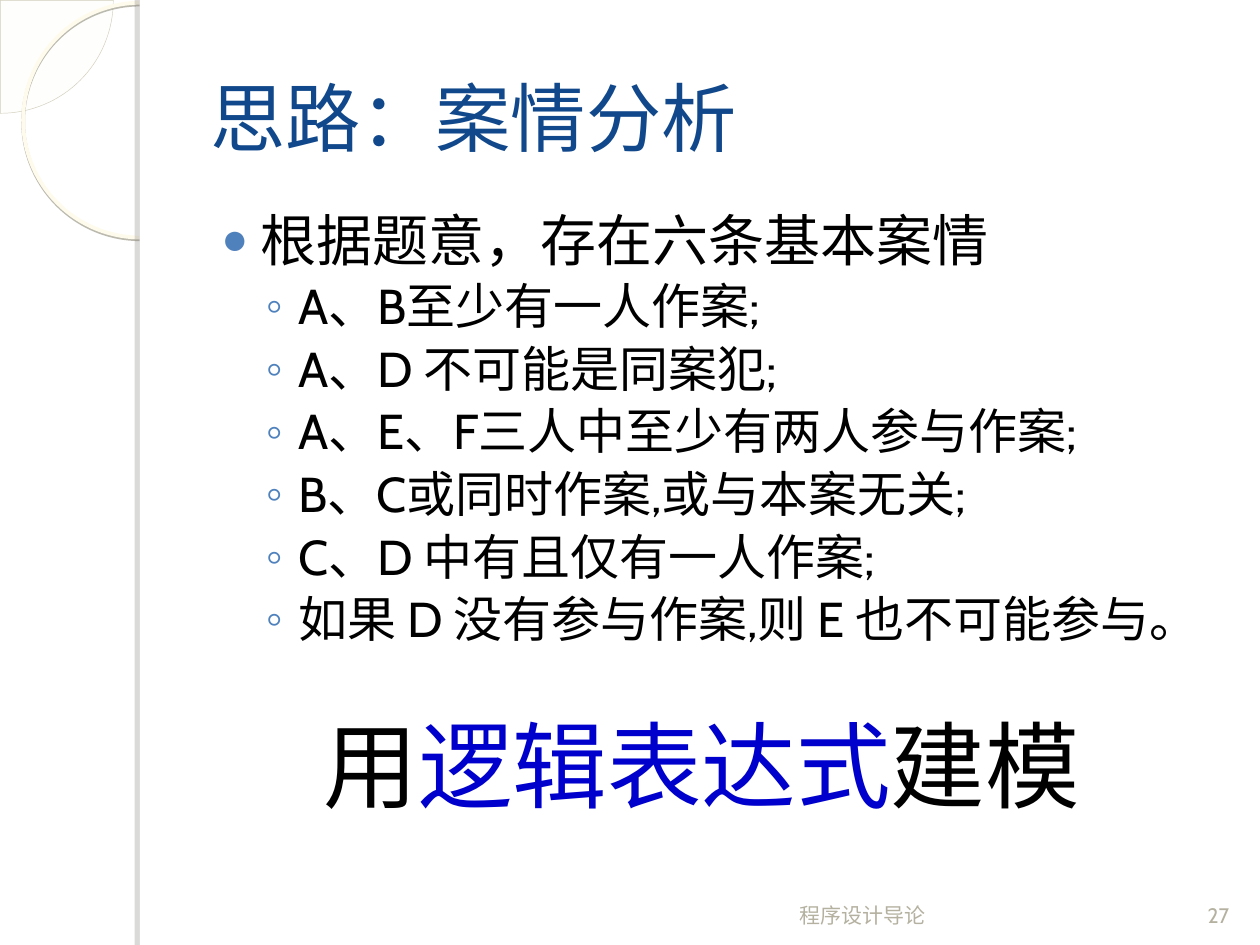
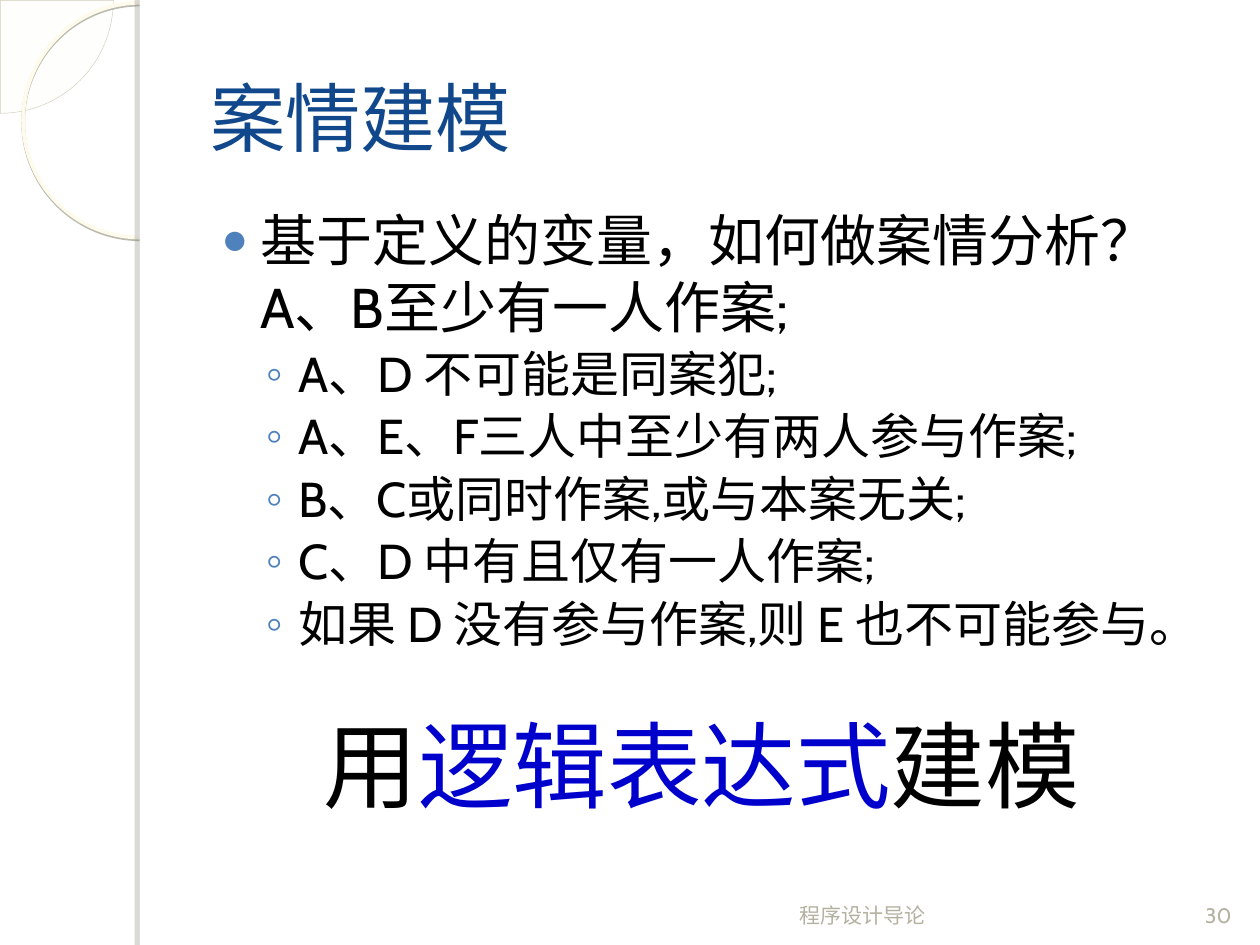
Before and after one commit to fanju1984/introduction-to-programming, a slide deck: slide 30 of introduction-to-programming/slides/2017/04-Control-Statement-1.ppt (slide 27 before the commit). Drawn at 1260x945 pixels with LibreOffice and Linux fonts; fonts in the diff are those of the drawing; background and template pictures are left out. Boxes give left, top, right and bottom in pixels: in the first picture for what was removed or moved away, otherwise in the second. Text is boxed around its words. In the diff, an @@ line names an element or a change of style, - is before the commit and + after.

```diff
--- a/introduction-to-programming/slides/2017/04-Control-Statement-1.ppt
+++ b/introduction-to-programming/slides/2017/04-Control-Statement-1.ppt
@@ title at <box>210,82,511,152</box>: text changed @@
-思路：案情分析
+案情建模
@@ text at <box>260,213,1156,334</box>: text changed @@
-● 根据题意，存在六条基本案情
-  ◦ A、B至少有一人作案;
+● 基于定义的变量，如何做案情分析？A、B至少有一人作案;
@@ page number at <box>1205,908,1231,923</box>: text changed @@
-27
+30
```
Also in this commit, not shown: 17 other slides changed, 6 slides added, 5 slides removed, 1 other file.
